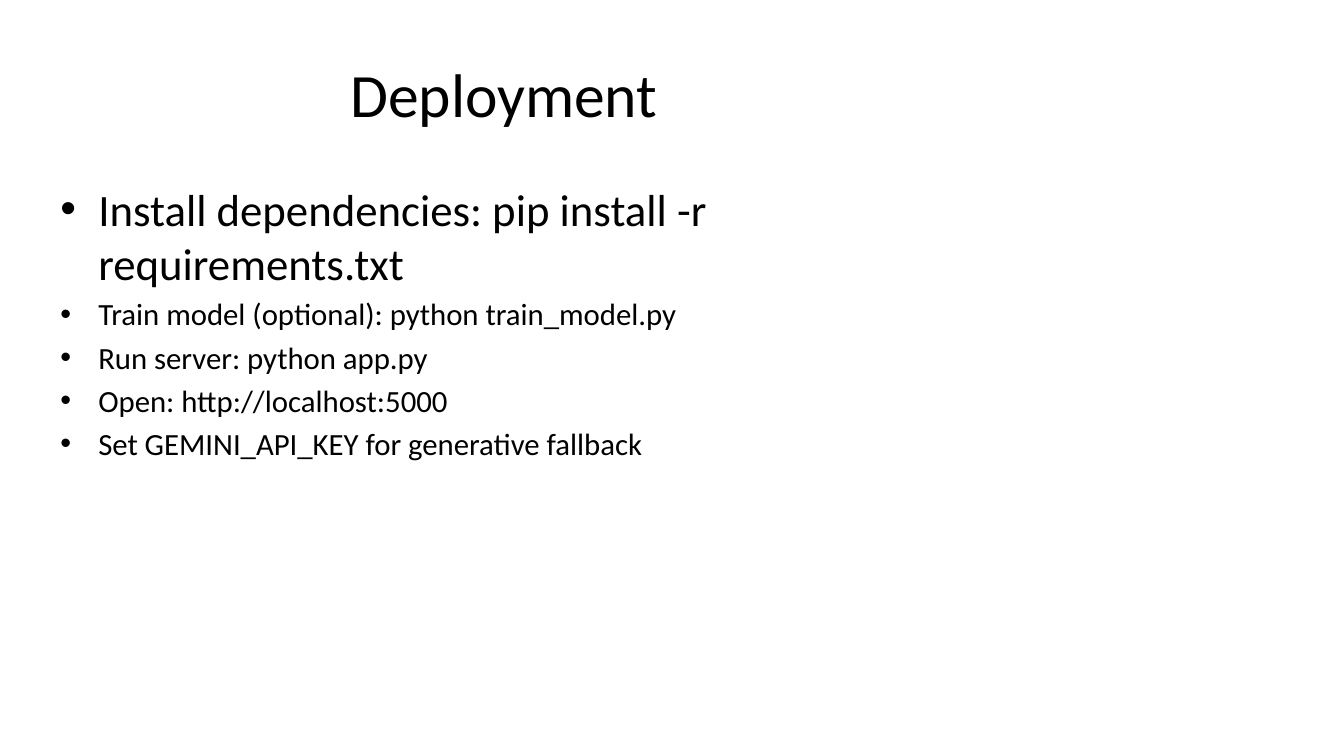
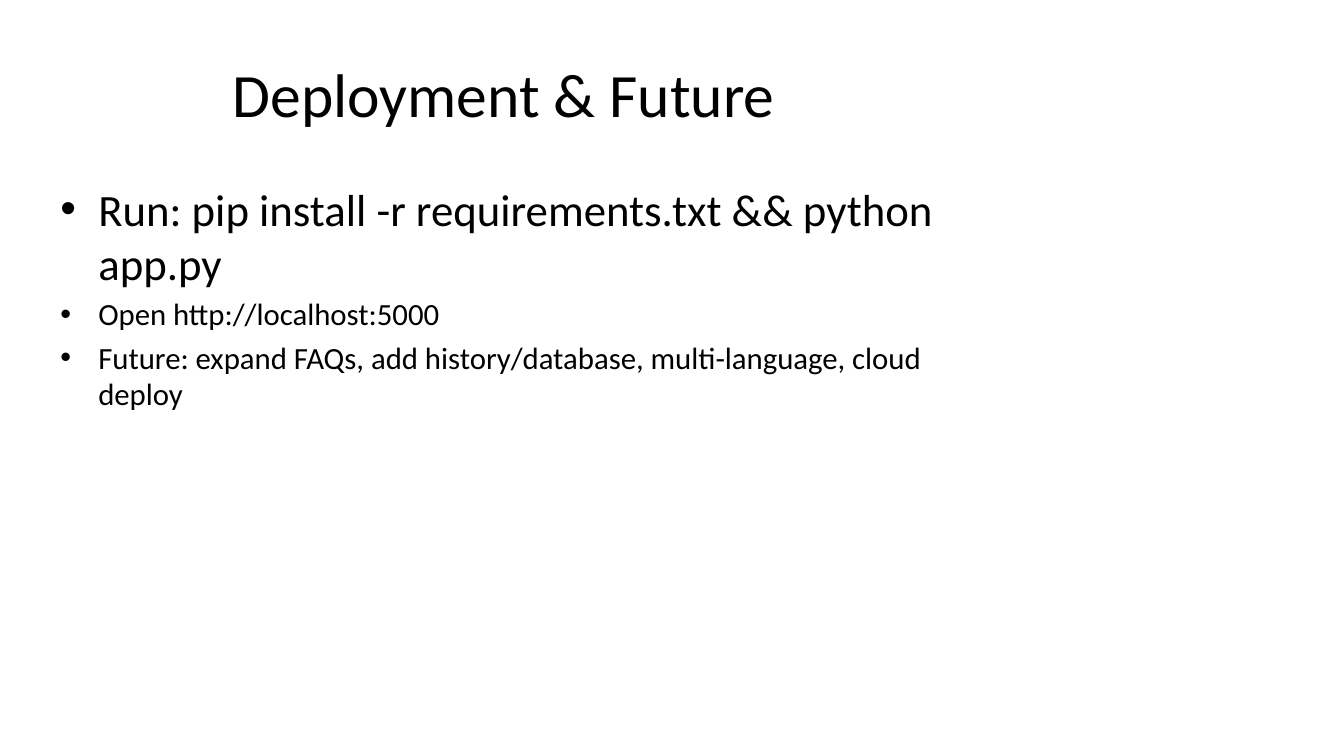
Before and after one commit to dvrajgit/dev-student-support-service-chatbot, a slide deck: slide 7 of PROJECT_PRESENTATION.pptx. Drawn at 1344x756 pixels with LibreOffice and Linux fonts; fonts in the diff are those of the drawing. Boxes give left, top, right and bottom in pixels: in the first picture for what was removed or moved away, otherwise in the second. Text is boxed around its words. In the diff, an @@ line names an element or a change of style, - is before the commit and + after.

```diff
--- a/PROJECT_PRESENTATION.pptx
+++ b/PROJECT_PRESENTATION.pptx
@@ title at (233,74,775,127): text changed @@
-Deployment
+Deployment & Future
@@ text at (98,195,932,410): text changed @@
-• Install dependencies: pip install -r requirements.txt
-• Train model (optional): python train_model.py
-• Run server: python app.py
-• Open: http://localhost:5000
-• Set GEMINI_API_KEY for generative fallback
+• Run: pip install -r requirements.txt && python app.py
+• Open http://localhost:5000
+• Future: expand FAQs, add history/database, multi-language, cloud deploy
```
Also in this commit, not shown: 4 other slides changed, 2 slides added, 3 slides removed.
